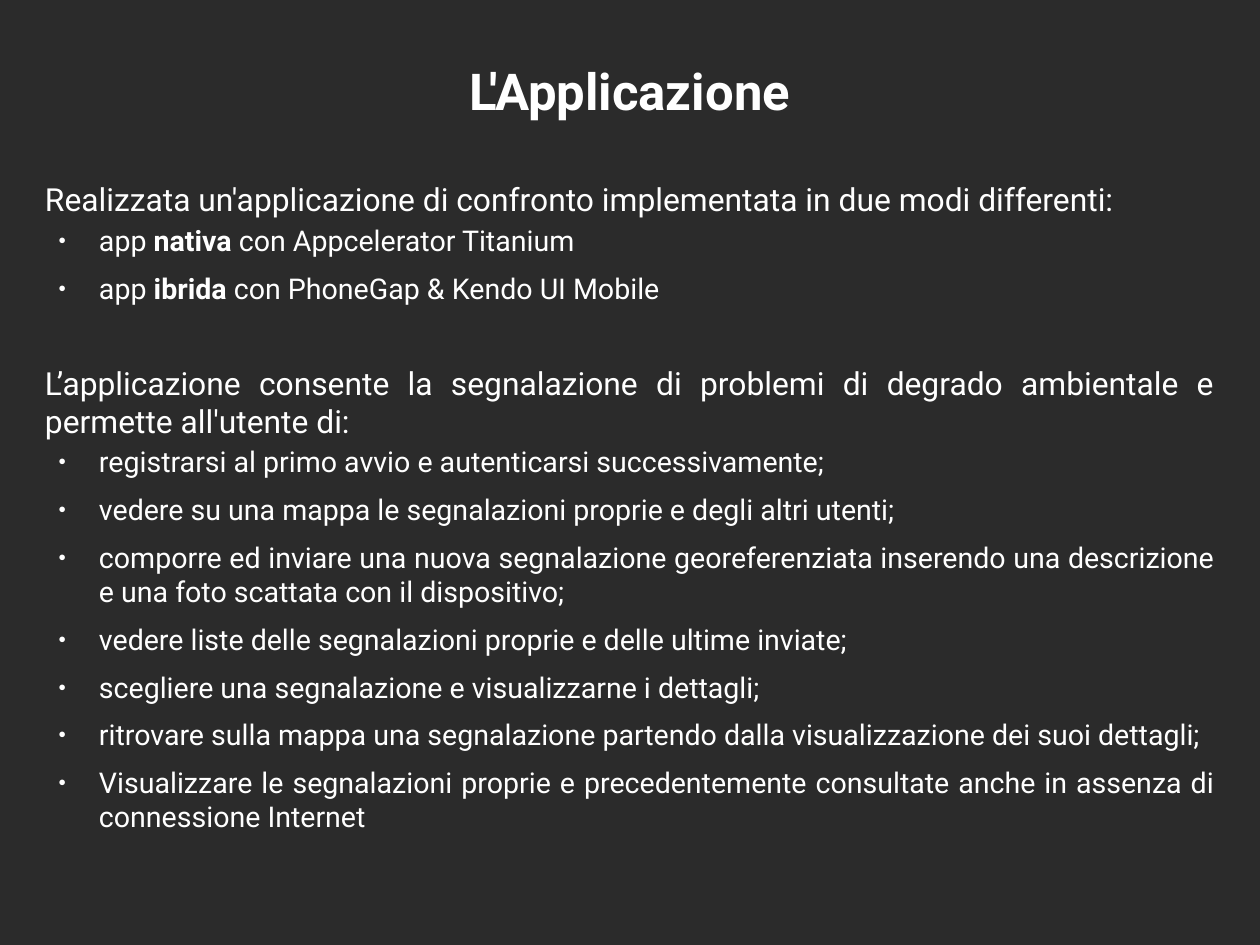
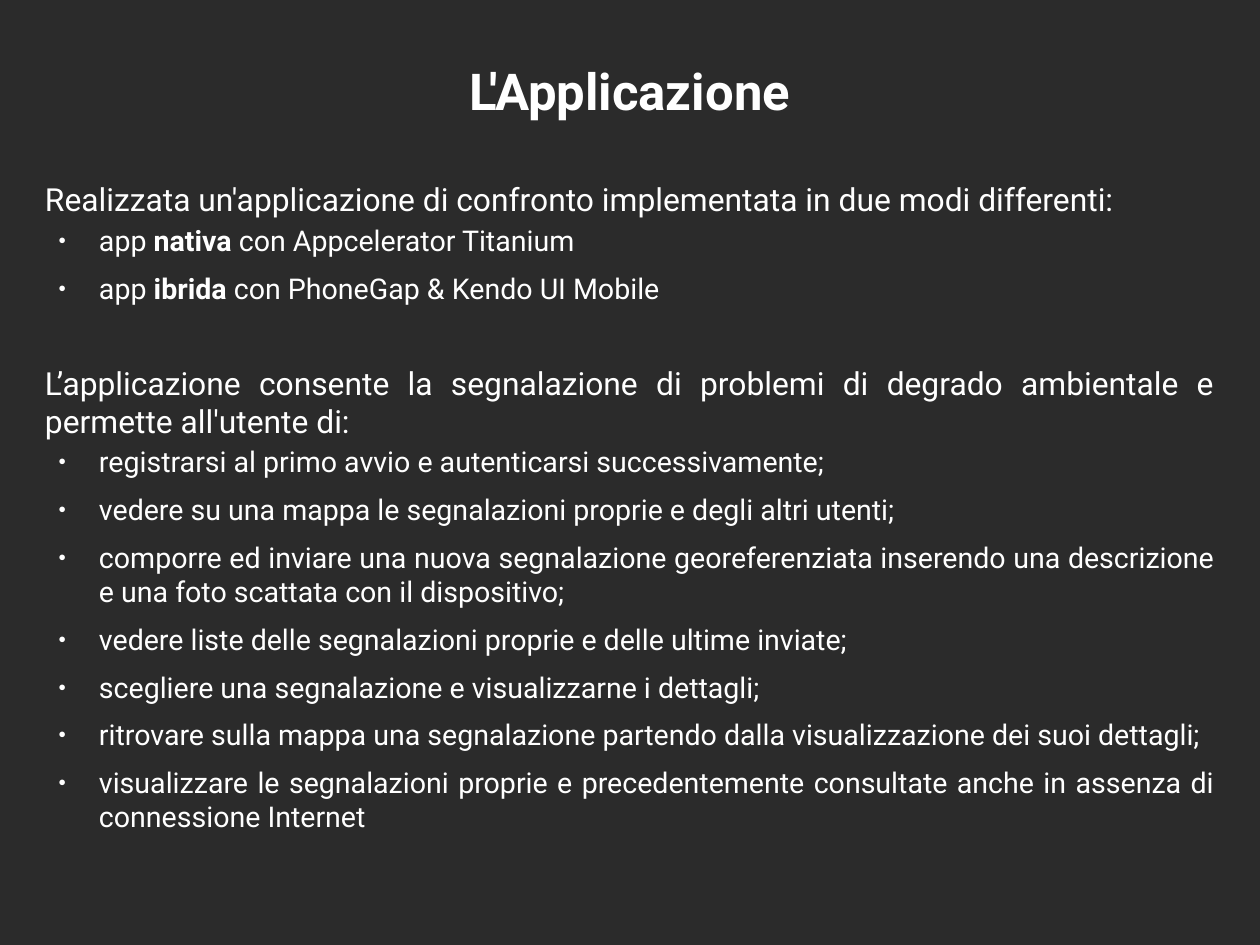
Before and after one commit to mircobe87/tesi-crossplatform, a slide deck: slide 4 of presentazione/presentazione.odp. Drawn at 1260x945 pixels with LibreOffice and Linux fonts; fonts in the diff are those of the drawing; background and template pictures are left out; a plain dark background stands for a picture behind light text. Boxes give left, top, right and bottom in pixels: in the first picture for what was removed or moved away, otherwise in the second. Text is boxed around its words. In the diff, an @@ line names an element or a change of style, - is before the commit and + after.

Commit message:
aggiunta diapositiva memorizzazione locale segnalazioni

```diff
--- a/presentazione/presentazione.odp
+++ b/presentazione/presentazione.odp
@@ text at (99, 771, 1214, 828): text changed @@
-● Visualizzare le segnalazioni proprie e precedentemente consultate anche in assenza di connessione Internet
+● visualizzare le segnalazioni proprie e precedentemente consultate anche in assenza di connessione Internet
```
Also in this commit, not shown: 2 other slides changed, 2 slides added, 1 slide removed.
